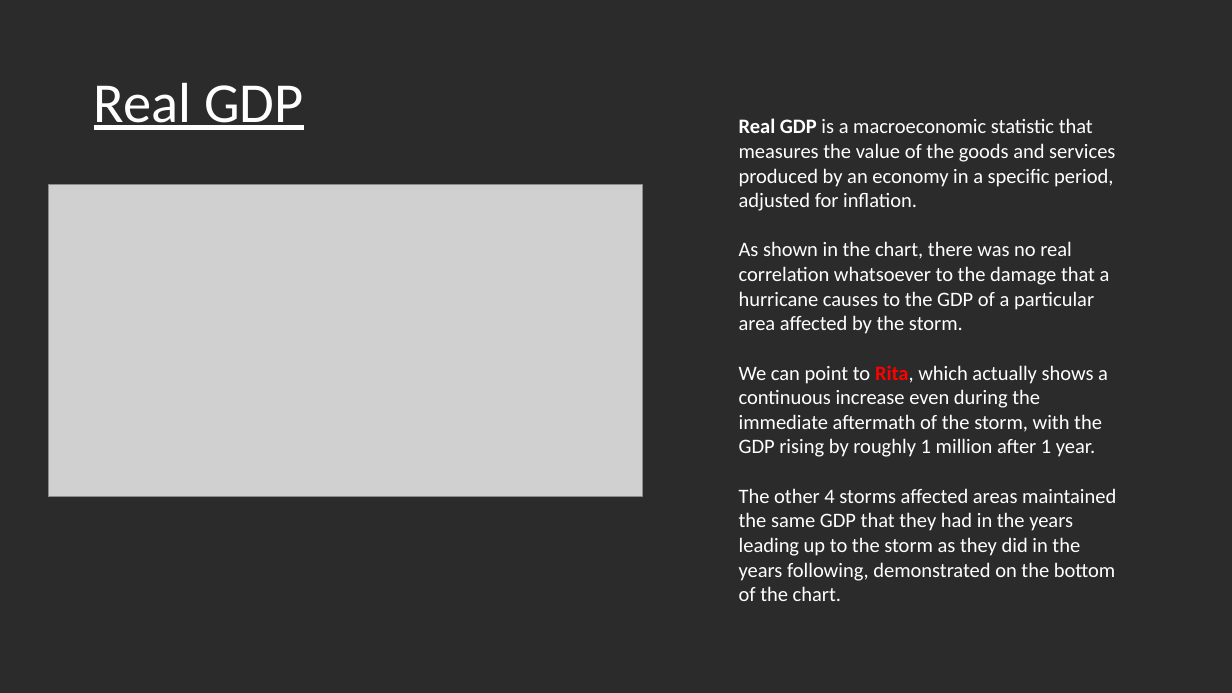
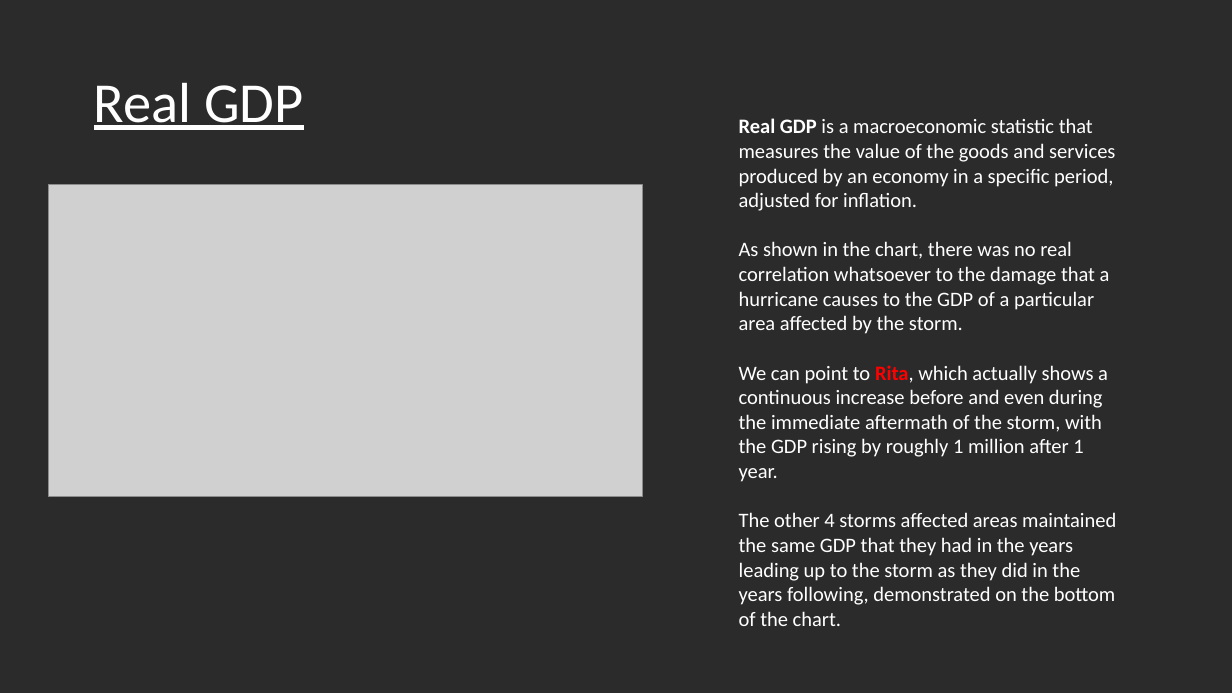
Before and after one commit to mchrzanowski27/Project1, a slide deck: slide 12 of Project 1 Presentation.pptx. Drawn at 1232x693 pixels with LibreOffice and Linux fonts; fonts in the diff are those of the drawing; grey boxes stand for pictures; background and template pictures are left out; a plain dark background stands for a picture behind light text. Boxes give left, top, right and bottom in pixels: in the first picture for what was removed or moved away, otherwise in the second. Text is boxed around its words. In the diff, an @@ line names an element or a change of style, - is before the commit and + after.

```diff
--- a/Project 1 Presentation.pptx
+++ b/Project 1 Presentation.pptx
@@ text at [739,365,1108,482]: text changed @@
-We can point to Rita, which actually shows a continuous increase even during the immediate aftermath of the storm, with the GDP rising by roughly 1 million after 1 year.
+We can point to Rita, which actually shows a continuous increase before and even during the immediate aftermath of the storm, with the GDP rising by roughly 1 million after 1 year.
```
Also in this commit, not shown: 1 other slide changed, 1 other file.
